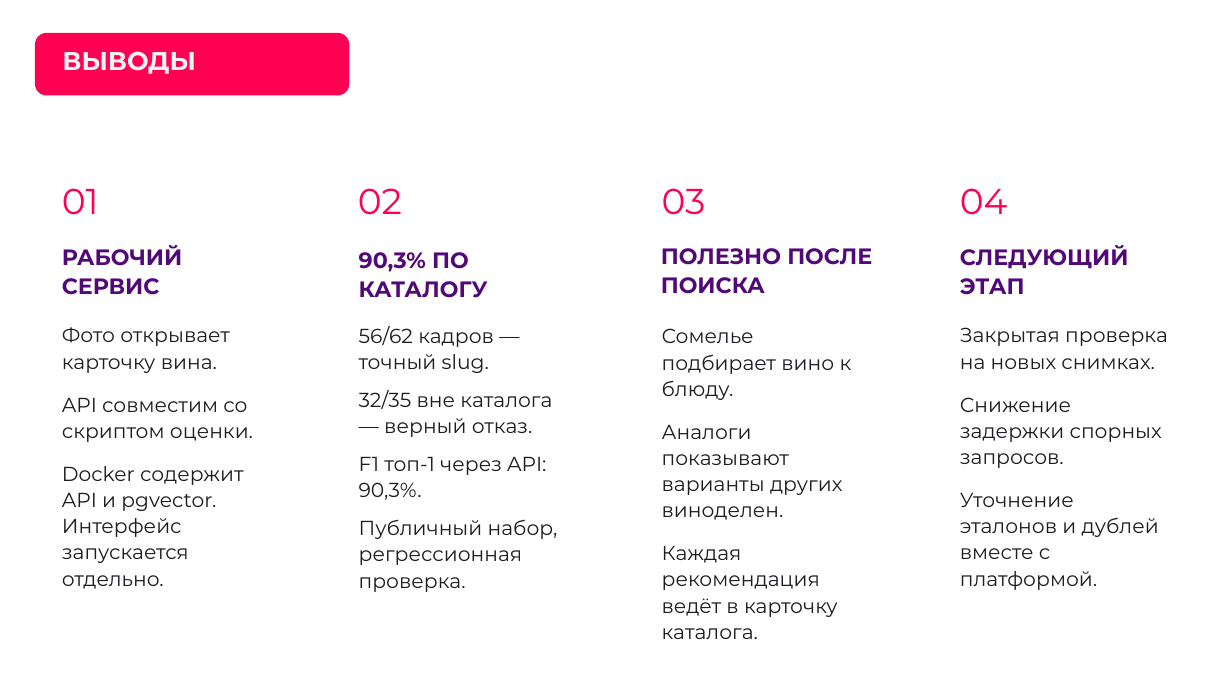
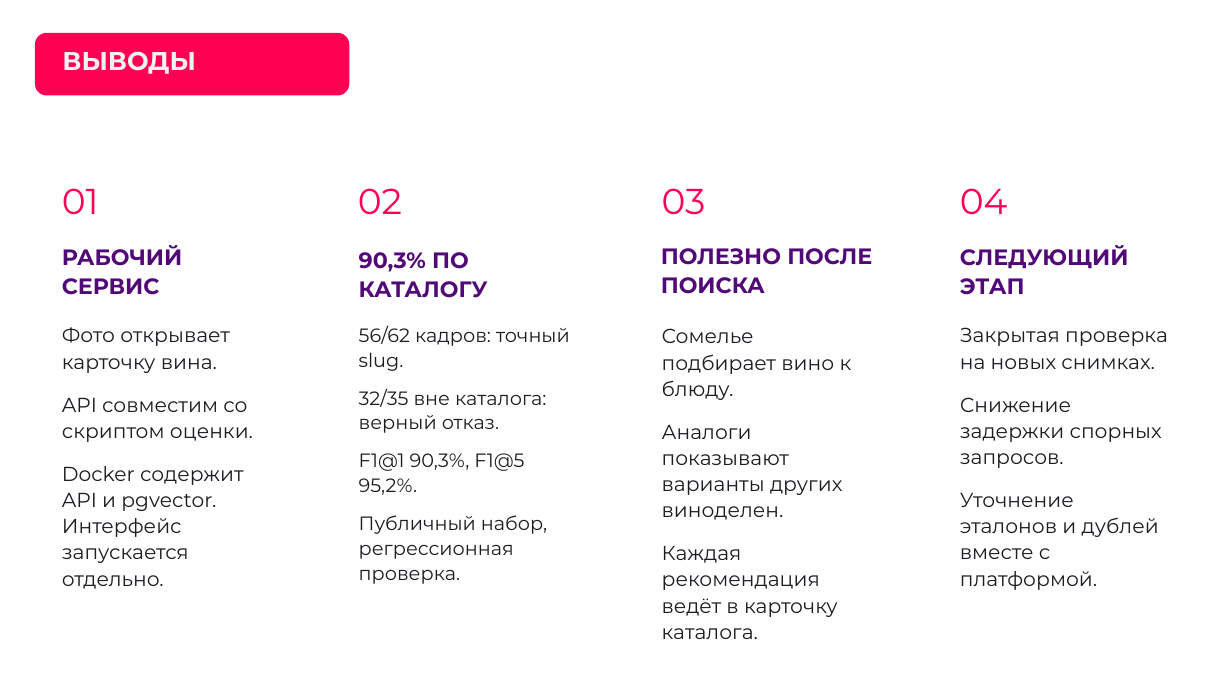
Before and after one commit to AlexGvr/rus_vines, a slide deck: slide 13 of ЛЦТ2026 Сканер российских вин.pptx. Drawn at 1232x693 pixels with LibreOffice and Linux fonts; fonts in the diff are those of the drawing; background and template pictures are left out. Boxes give left, top, right and bottom in pixels: in the first picture for what was removed or moved away, otherwise in the second. Text is boxed around its words. In the diff, an @@ line names an element or a change of style, - is before the commit and + after.

```diff
--- a/ЛЦТ2026 Сканер российских вин.pptx
+++ b/ЛЦТ2026 Сканер российских вин.pptx
@@ text at (359,325,570,495): text changed; size 15.8 to 15 pt @@
-56/62 кадров — точный slug.
-32/35 вне каталога — верный отказ.
-F1 топ-1 через API: 90,3%.
+56/62 кадров: точный slug.
+32/35 вне каталога: верный отказ.
+F1@1 90,3%, F1@5 95,2%.
@@ text at (359,515,547,584): size 15.8 to 15 pt in "Публичный набор, регрессионная проверка."; more space between paragraphs @@
```
Also in this commit, not shown: 11 other slides changed, 4 other files.
